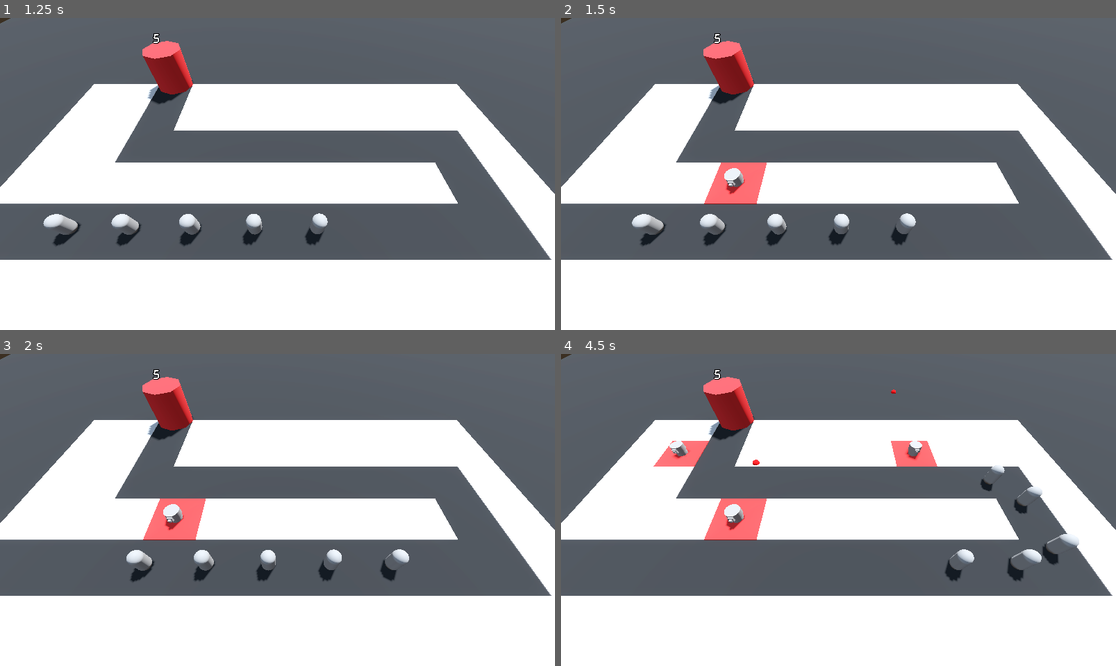
Above: before the commit, frames 1-4 (two rows, left to right).
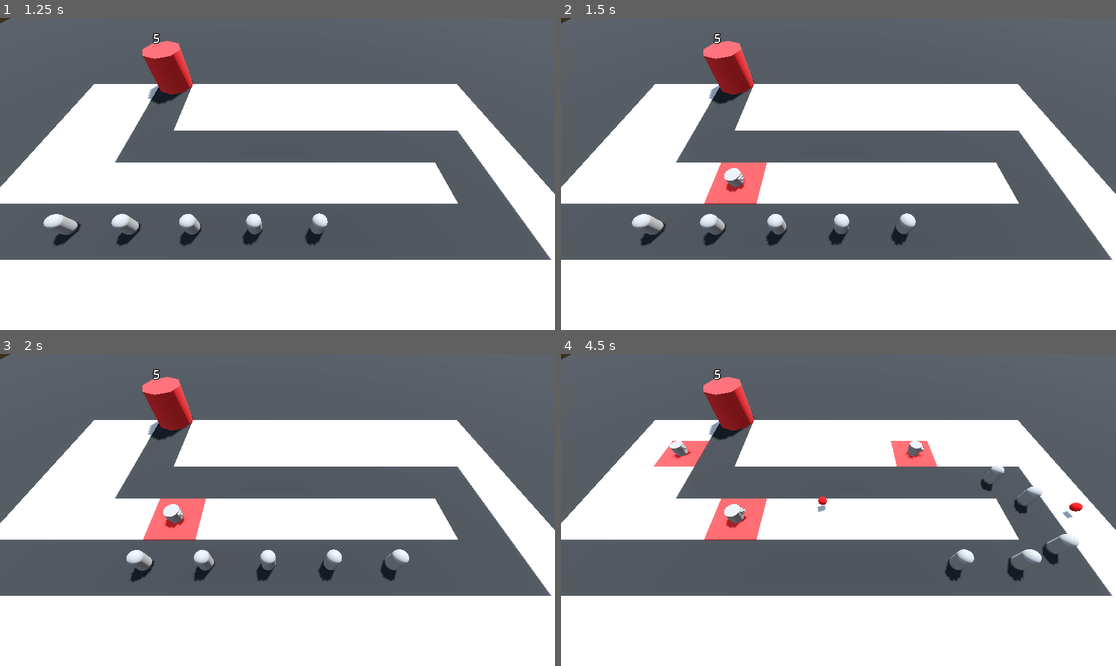
Above: after the commit, the same moments.

Repository: sushant102004/Barbarian-Tower-Defense-Game
Game: Godot game, scene res://Scenes/BaseLevel.tscn
The game is run twice, just before and just after one commit, with the same random seed, the same clock (stepped at 60 frames per second) and the same inputs.
Inputs (mouse positions are in pixels of both pictures, inside the frame that each line leads up to):
- Up to frame 1 (1.25 s): move the mouse to (399, 158) at 0.52 s; press the mouse at (399, 158) at 0.53 s
- Up to frame 2 (1.5 s): move the mouse to (727, 189) at 1.27 s; release the mouse at (727, 189) at 1.28 s; click (727, 189) at 1.35 s
- Up to frame 3 (2 s): no input
- Up to frame 4 (4.5 s): move the mouse to (894, 441) at 2.02 s; press the mouse at (894, 441) at 2.03 s; move the mouse to (810, 572) at 2.77 s; release the mouse at (810, 572) at 2.78 s; click (810, 572) at 2.85 s; move the mouse to (1005, 556) at 3.52 s; press the mouse at (1005, 556) at 3.53 s; move the mouse to (672, 463) at 4.27 s; release the mouse at (672, 463) at 4.28 s; click (672, 463) at 4.35 s

Frame 1 is identical in both runs. In frame 2, less than 0.1% of the frame differs, in the area x 29-34%, y 50-57%; in frame 3, less than 0.1%; in frame 4, 0.3%, in the area x 19-94%, y 11-57%.

Commit message:
added: Enemy Aiming

Diff:
--- a/Scenes/BaseLevel.tscn
+++ b/Scenes/BaseLevel.tscn
@@ -94,6 +94,7 @@
 
 [node name="Base" parent="." instance=ExtResource("3_m1yhr")]
 
-[node name="TurretManager" type="Node3D" parent="."]
+[node name="TurretManager" type="Node3D" parent="." node_paths=PackedStringArray("enemy_path")]
 script = ExtResource("5_pc30r")
 turret = ExtResource("6_an2dp")
+enemy_path = NodePath("../Path3D")
--- a/Scenes/projectile.tscn
+++ b/Scenes/projectile.tscn
@@ -1,6 +1,6 @@
 [gd_scene load_steps=5 format=3 uid="uid://dimyahce7kjr6"]
 
-[ext_resource type="Script" path="res://Projectile.gd" id="1_7378k"]
+[ext_resource type="Script" path="res://projectile.gd" id="1_qqpcl"]
 
 [sub_resource type="StandardMaterial3D" id="StandardMaterial3D_7c77e"]
 albedo_color = Color(1, 0, 0, 1)
@@ -11,7 +11,8 @@
 [sub_resource type="SphereShape3D" id="SphereShape3D_teiq2"]
 
 [node name="Projectile" type="Area3D"]
-script = ExtResource("1_7378k")
+top_level = true
+script = ExtResource("1_qqpcl")
 
 [node name="MeshInstance3D" type="MeshInstance3D" parent="."]
 transform = Transform3D(0.7, 0, 0, 0, 0.7, 0, 0, 0, 0.7, 0, 0, 0)
--- a/Scenes/turret.gd
+++ b/Scenes/turret.gd
@@ -1,7 +1,17 @@
 extends Node3D
 
 @export var projectile : PackedScene
+@onready var turret_top : MeshInstance3D = $TurretBase/TurretTop/FaceOne
+
+var enemy_path : Node3D
+
+func _physics_process(delta):
+	var enemy = enemy_path.get_children().back()
+	look_at(enemy.global_position, Vector3.UP, true)
+	print(enemy)
 
 func _on_timer_timeout():
 	var shot = projectile.instantiate()
 	add_child(shot)
+	shot.global_position = turret_top.global_position
+	shot.direction = global_transform.basis.z
--- a/Scenes/turret_manager.gd
+++ b/Scenes/turret_manager.gd
@@ -1,8 +1,10 @@
 extends Node3D
 
 @export var turret : PackedScene
+@export var enemy_path : Node3D
 
 func build_turret(position : Vector3):
 	var new_turret = turret.instantiate()
 	add_child(new_turret)
 	new_turret.global_position = position
+	new_turret.enemy_path = enemy_path
Not shown: 4 places in MeshLibrary/SpaceLibrary.tres that only renumber resources
Renamed: Projectile.gd -> projectile.gd
